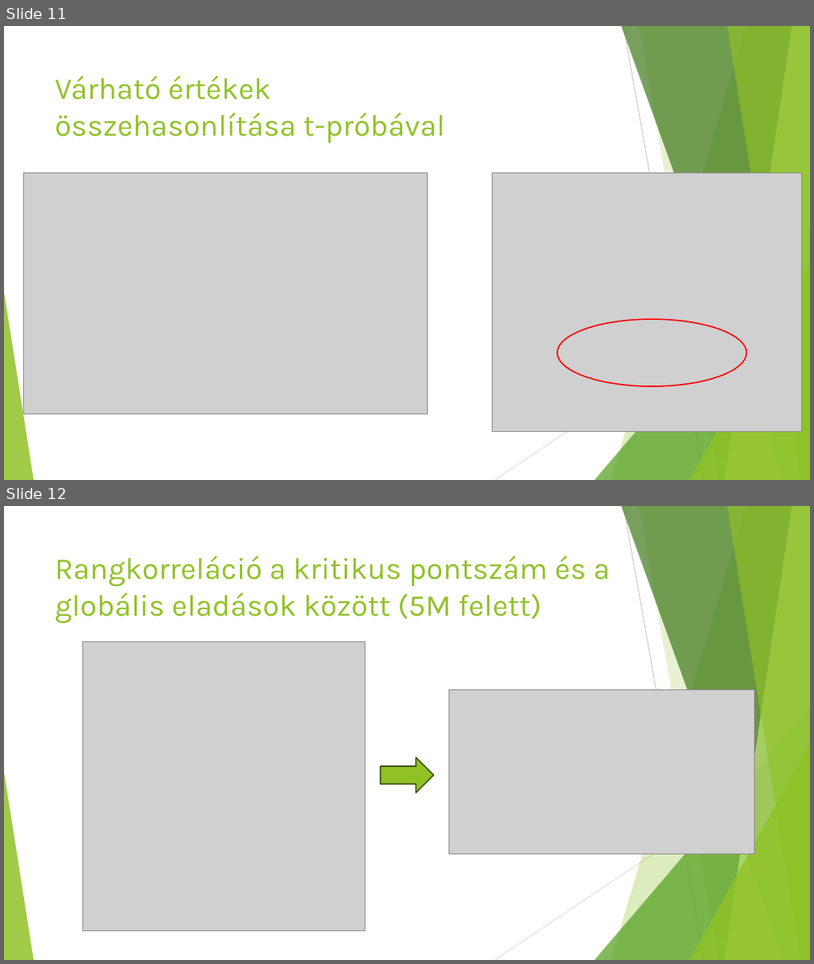
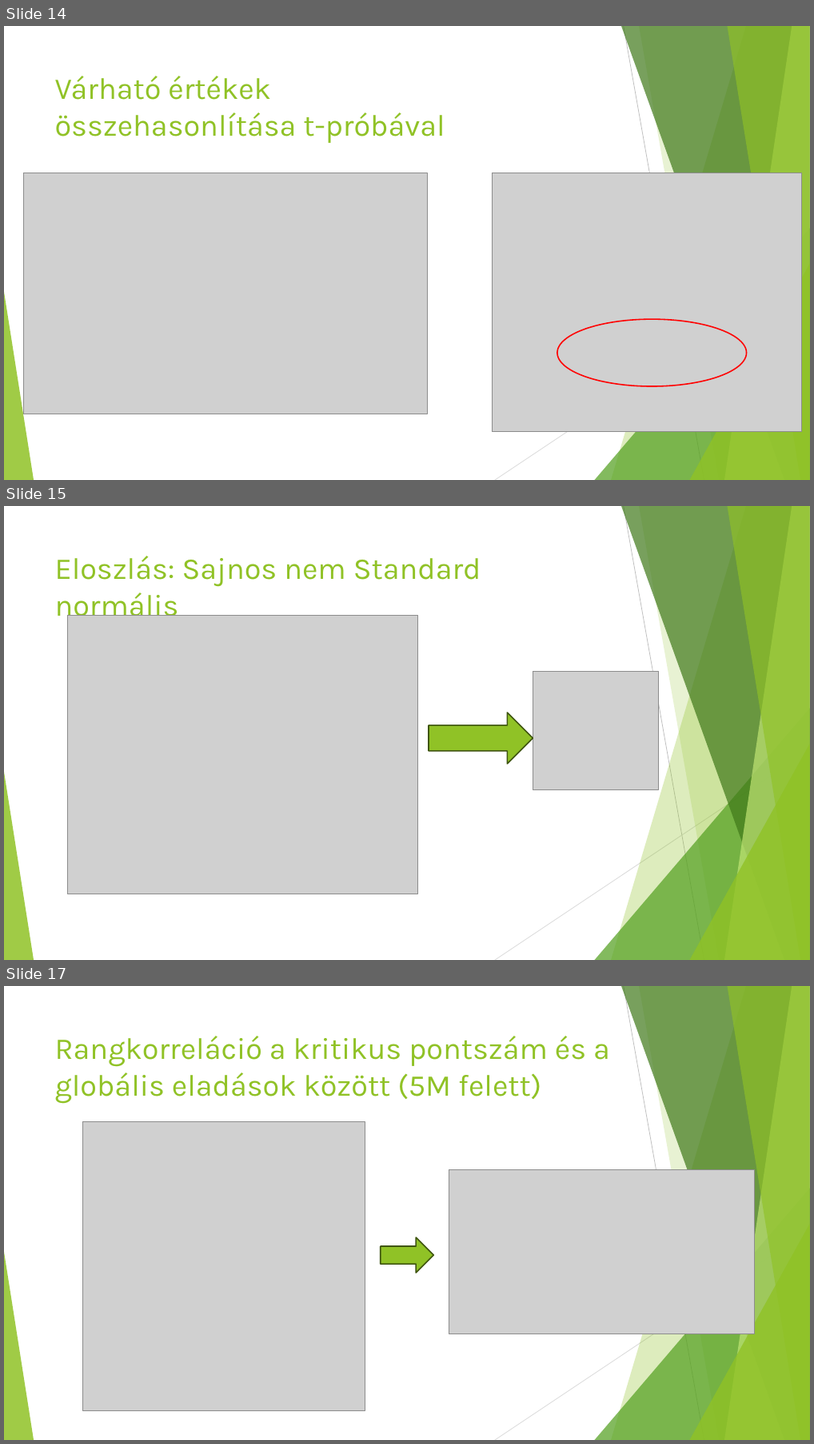
Before and after one commit to lacithelaci/oktatas, a slide deck: egyetemi_feleves_cuccok/4_szemeszter/üzleti_intelligencia/prezentáció.pptx. Shown one above the other, each under a label of ours: slides 11 and 12 before the commit, slides 14, 15 and 17 after it; the slides between them are not shown. The pictures are 814x964 and 814x1444 pixels, drawn with LibreOffice and Linux fonts; fonts in the diff are those of the drawing; grey boxes stand for pictures. Boxes give left, top, right and bottom in pixels: in the first picture for what was removed or moved away, otherwise in the second. Text is boxed around its words. In the diff, an @@ line names an element or a change of style, - is before the commit and + after.

```diff
--- a/egyetemi_feleves_cuccok/4_szemeszter/üzleti_intelligencia/prezentáció.pptx
+++ b/egyetemi_feleves_cuccok/4_szemeszter/üzleti_intelligencia/prezentáció.pptx
@@ slide 15 added at <box>4,506,810,960</box>, background #FFFFFF; not listed: 10 template elements that a slide beside it also shows @@
@@ title added at <box>55,556,482,623</box>, 36 pt, text #90C226 @@
+Eloszlás: Sajnos nem Standard normális
@@ picture added at <box>67,616,418,894</box> @@
@@ picture added at <box>534,671,659,789</box> @@
@@ right arrow added at <box>429,712,533,764</box>, fill #90C226, outline #3F5511 1.5 pt @@
@@ what was slide 11 is now slide 14 @@
@@ what was slide 12 is now slide 17 @@
```
Also in this commit, not shown: 1 slide changed, 9 other slides added, 1 slide removed, 1 other file.
